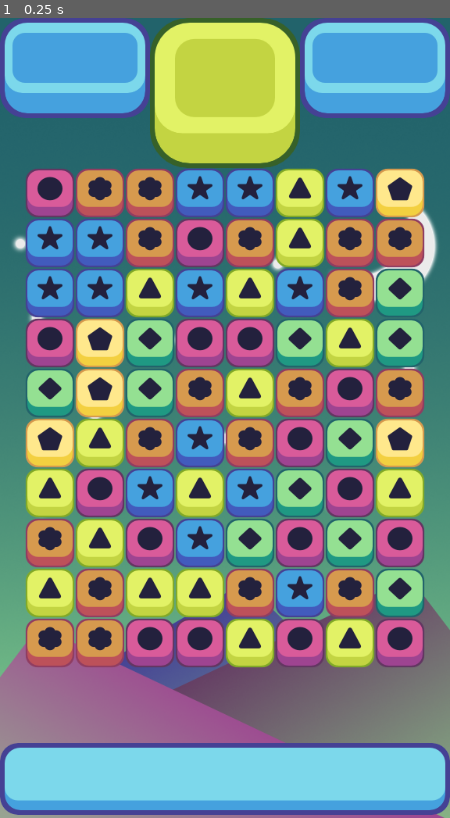
Above: before the commit, frame 1.
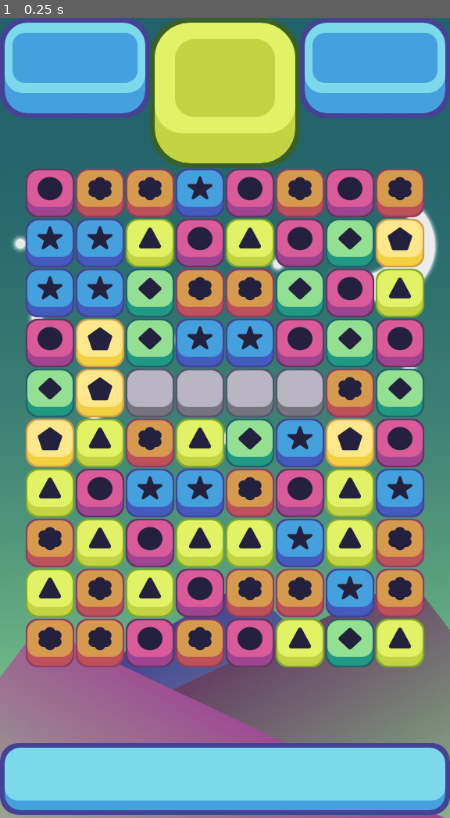
Above: after the commit, the same moment.

Repository: DanielEckmann/BA_Match3_Toolkit
Game: Godot game, scene res://scenes/game_window.tscn
The game is run twice, just before and just after one commit, with the same random seed, the same clock (stepped at 60 frames per second) and the same inputs.
Inputs:
- Up to frame 1 (0.25 s): no input

The runs differ from the first frame. In frame 1, 28% of the frame differs, in the area x 27-95%, y 18-82%.

Commit message:
Added an obstacle tile that can neither be moved nor matched. Also fixed a bug with match detection in the corners

Diff:
--- /dev/null
+++ b/Match3_Toolkit/scenes/obstacle.tscn
@@ -0,0 +1,13 @@
+[gd_scene load_steps=4 format=3 uid="uid://d282tr31d1kp3"]
+
+[ext_resource type="PackedScene" uid="uid://bqjh8mlm4bk2q" path="res://scenes/piece.tscn" id="1_y4vem"]
+[ext_resource type="Texture2D" uid="uid://bf0oes61krqhs" path="res://Match 3 Assets/Obstacles/Concrete.png" id="2_0xdg5"]
+[ext_resource type="Script" path="res://scripts/obstacle.gd" id="2_d6v20"]
+
+[node name="obstacle" instance=ExtResource("1_y4vem")]
+script = ExtResource("2_d6v20")
+color = 6
+movable = false
+
+[node name="Sprite2D" parent="." index="0"]
+texture = ExtResource("2_0xdg5")
--- a/Match3_Toolkit/scenes/piece.tscn
+++ b/Match3_Toolkit/scenes/piece.tscn
@@ -2,8 +2,9 @@
 
 [ext_resource type="Script" path="res://scripts/piece.gd" id="1_hl7l2"]
 
-[node name="piece" type="Node2D"]
+[node name="piece" type="Node2D" groups=["movable"]]
 script = ExtResource("1_hl7l2")
+movable = true
 
 [node name="Sprite2D" type="Sprite2D" parent="."]
 scale = Vector2(0.5, 0.5)
--- a/Match3_Toolkit/scripts/grid.gd
+++ b/Match3_Toolkit/scripts/grid.gd
@@ -4,7 +4,7 @@
 # however most of it heavily changed. Where code was taken as-is, it is marked by a comment
 
 enum states {WAIT, MOVE}
-enum colors {YELLOW, PINK, ORANGE, LIGHT_GREEN, GREEN, BLUE}
+enum colors {YELLOW, PINK, ORANGE, LIGHT_GREEN, GREEN, BLUE, NONE}
 enum bomb_types {HORIZONTAL, VERTICAL, COLOR, RADIUS}
 
 var state
@@ -55,6 +55,7 @@
 
 var piece_prefab = preload("res://scenes/piece.tscn")
 var bomb_prefab = preload("res://scenes/bomb.tscn")
+var obstacle_prefab = preload("res://scenes/obstacle.tscn")
 var bomb_dict = {}
 class Tile_data:
 	var pos: Vector2
@@ -66,6 +67,8 @@
 
 
 var all_pieces = []
+
+var obstacles: PackedVector2Array = [Vector2i(2, 5), Vector2i(3, 5), Vector2i(4, 5), Vector2i(5, 5)]
 
 var game_start = true
 
@@ -106,8 +109,15 @@
 func spawn_pieces():
 	if game_start:
 		var type_arr = []
-		for k in range (0, colors.size()):
+		for k in range (0, colors.size() - 1):
 			type_arr.append(k)
+
+		for o in obstacles:
+			var obstacle = obstacle_prefab.instantiate()
+			add_child(obstacle)
+			obstacle.set_position(grid_to_pixel(o.x, o.y + y_offset))
+			obstacle.move(grid_to_pixel(o.x, o.y))
+			all_pieces[o.x][o.y] = obstacle
 
 		for i in width:
 			for j in height:
@@ -137,7 +147,7 @@
 				all_pieces[i][j].moved = false
 	else:
 		var type_arr = []
-		for k in range (0, colors.size()):
+		for k in range (0, colors.size() - 1):
 			type_arr.append(k)
 
 		var spawned_pieces = []
@@ -168,7 +178,7 @@
 	var first_piece = all_pieces[loc.x][loc.y]
 	var other_piece = all_pieces[loc.x + dir.x][loc.y + dir.y]
 
-	if(first_piece == null || other_piece == null):
+	if(first_piece == null || other_piece == null) || (!first_piece.movable || !other_piece.movable):
 		return
 
 	state = states.WAIT
@@ -221,7 +231,7 @@
 	for i in width:
 		for j in height:
 			var piece = all_pieces[i][j]
-			if visited_pieces.has(piece):
+			if visited_pieces.has(piece) || piece.color == colors.NONE:
 				continue
 			var queue = []
 			var shape = []
@@ -256,10 +266,11 @@
 			var neighbors_h = get_horizontal_neighbors(pixel_to_grid(tile.pos))
 			var neighbors_v = get_vertical_neighbors(pixel_to_grid(tile.pos))
 
-			var is_center_h = true
-			var is_center_v = true
+			var is_center_h = false
+			var is_center_v = false
 
 			if neighbors_h.size() >= 2:
+				is_center_h = true
 				var is_center = true
 				for n in neighbors_h:
 					if n.color != tile.color:
@@ -272,6 +283,7 @@
 					match_centers.append(tile)
 
 			if neighbors_v.size() >= 2:
+				is_center_v = true
 				var is_center = true
 				for n in neighbors_v:
 					if n.color != tile.color:
@@ -483,7 +495,7 @@
 		for j in height:
 			if all_pieces[i][j] == null:
 				for k in range(j + 1, height):
-					if all_pieces[i][k] != null:
+					if all_pieces[i][k] != null && all_pieces[i][k].movable:
 						all_pieces[i][k].move(grid_to_pixel(i, j))
 						all_pieces[i][j] = all_pieces[i][k]
 						all_pieces[i][k] = null
--- /dev/null
+++ b/Match3_Toolkit/scripts/obstacle.gd
@@ -0,0 +1,7 @@
+extends Piece
+
+func destroy():
+	pass
+
+func take_damage(amount):
+	pass
--- a/Match3_Toolkit/scripts/piece.gd
+++ b/Match3_Toolkit/scripts/piece.gd
@@ -4,11 +4,12 @@
 
 class_name Piece
 
-enum colors {YELLOW, PINK, ORANGE, LIGHT_GREEN, GREEN, BLUE}
+enum colors {YELLOW, PINK, ORANGE, LIGHT_GREEN, GREEN, BLUE, NONE}
 
 @export var color: colors
 @export var sprite: CompressedTexture2D
 @export var health: int
+@export var movable: bool
 
 var move_tween
 var matched = false
